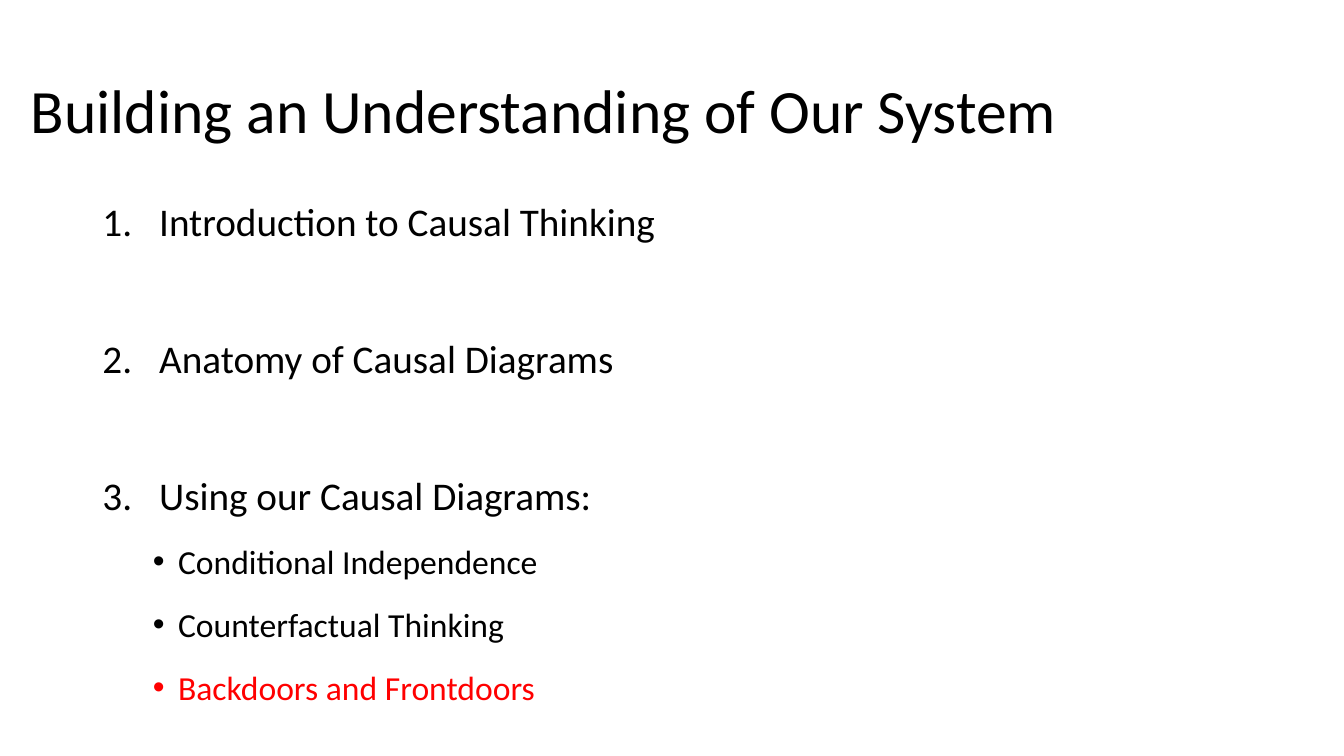
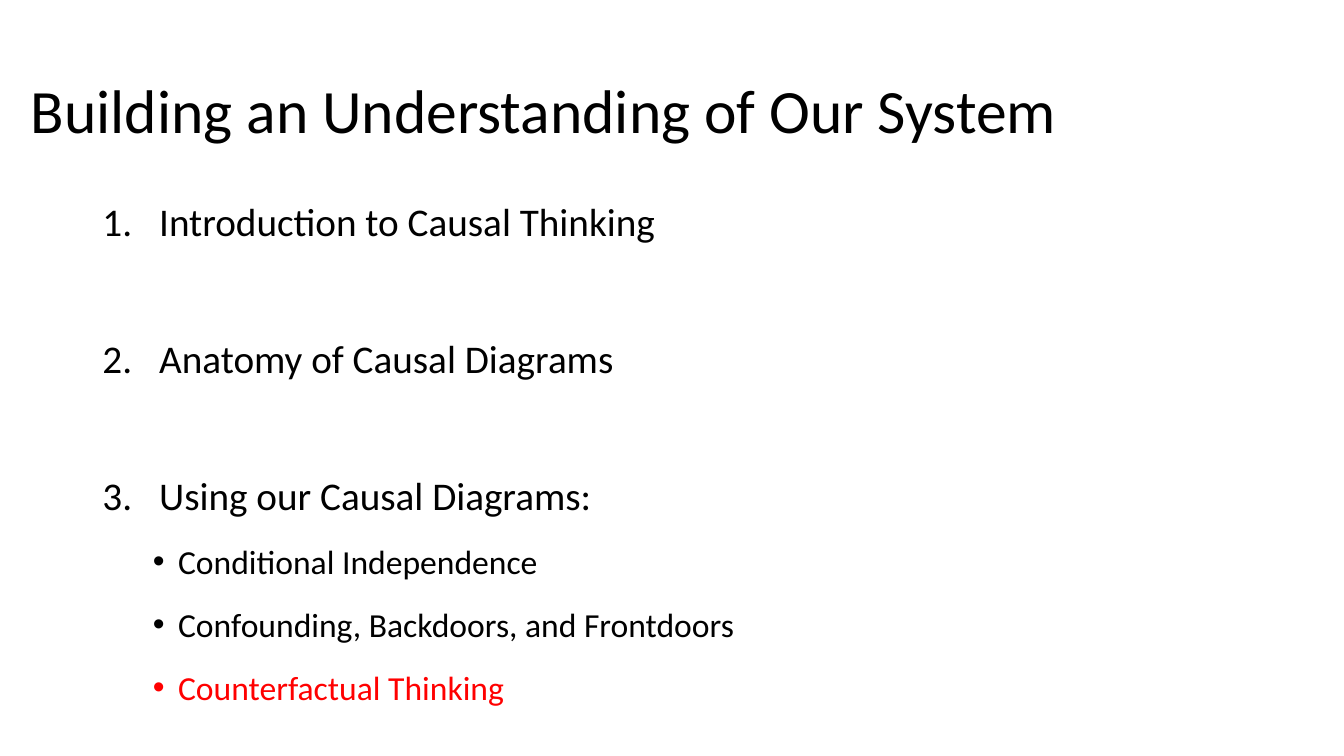
Before and after one commit to biol607/biol607.github.io, a slide deck: slide 68 of lectures/causal_diagrams.pptx (slide 46 before the commit). Drawn at 1344x756 pixels with LibreOffice and Linux fonts; fonts in the diff are those of the drawing. Boxes give left, top, right and bottom in pixels: in the first picture for what was removed or moved away, otherwise in the second. Text is boxed around its words. In the diff, an @@ line names an element or a change of style, - is before the commit and + after.

```diff
--- a/lectures/causal_diagrams.pptx
+++ b/lectures/causal_diagrams.pptx
@@ text at [178,613,734,643]: paragraph added @@
+  • Confounding, Backdoors, and Frontdoors
@@ text at [178,676,535,701]: paragraph removed @@
-  • Backdoors and Frontdoors
@@ text at [178,676,504,706]: text colour #000000 to #FF0000 in "Counterfactual Thinking" @@
```
Also in this commit, not shown: 15 other slides changed, 19 slides added, 5 slides removed.
